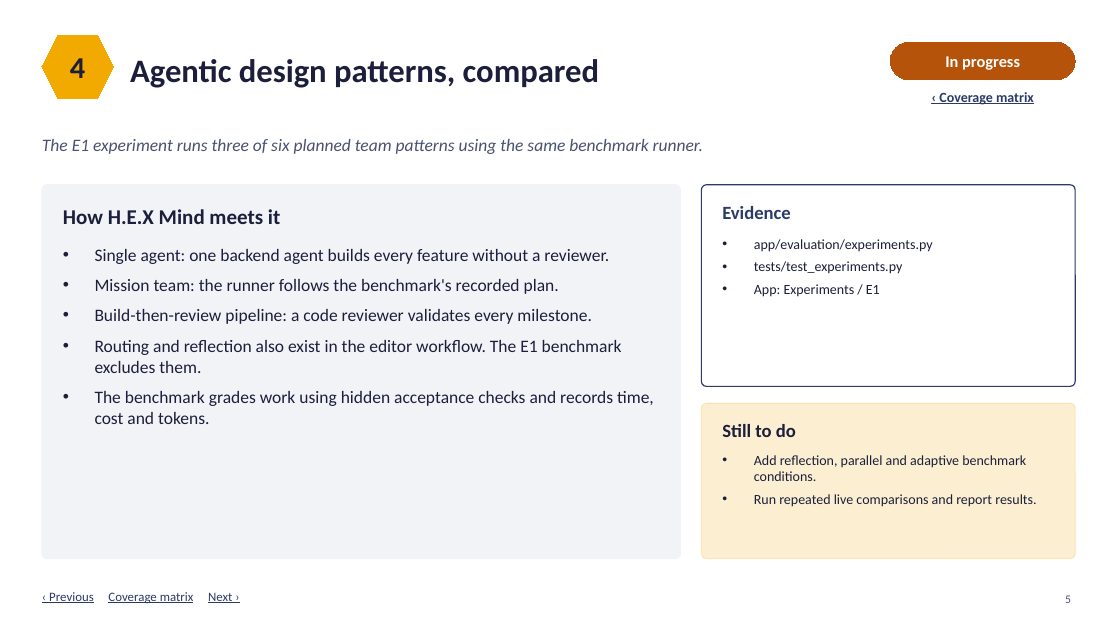
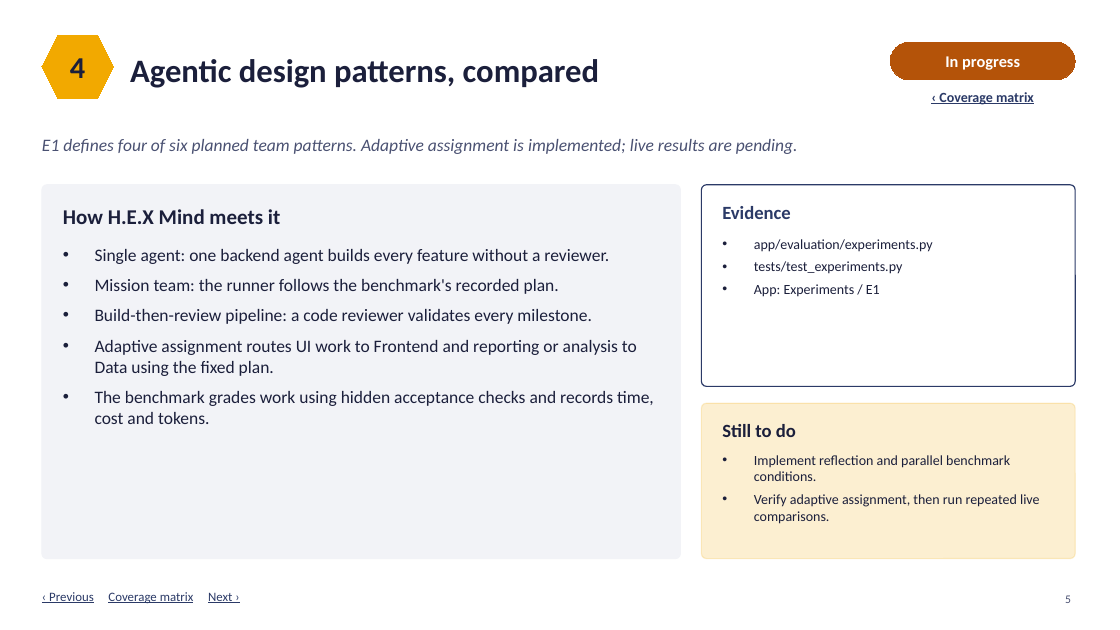
Before and after one commit to Cykikz/HEX, a slide deck: slide 5 of HEX_Mind_Requirements_Coverage_v2.pptx. Drawn at 1120x630 pixels with LibreOffice and Linux fonts; fonts in the diff are those of the drawing. Boxes give left, top, right and bottom in pixels: in the first picture for what was removed or moved away, otherwise in the second. Text is boxed around its words. In the diff, an @@ line names an element or a change of style, - is before the commit and + after.

Commit message:
Add reproducible adaptive assignment to E1

```diff
--- a/HEX_Mind_Requirements_Coverage_v2.pptx
+++ b/HEX_Mind_Requirements_Coverage_v2.pptx
@@ text at <box>42,139,798,154</box>: text changed @@
-The E1 experiment runs three of six planned team patterns using the same benchmark runner.
+E1 defines four of six planned team patterns. Adaptive assignment is implemented; live results are pending.
@@ text at <box>95,340,637,376</box>: text changed @@
-• Routing and reflection also exist in the editor workflow. The E1 benchmark excludes them.
+• Adaptive assignment routes UI work to Frontend and reporting or analysis to Data using the fixed plan.
@@ text at <box>754,455,1040,524</box>: text changed @@
-• Add reflection, parallel and adaptive benchmark conditions.
-• Run repeated live comparisons and report results.
+• Implement reflection and parallel benchmark conditions.
+• Verify adaptive assignment, then run repeated live comparisons.
```
Also in this commit, not shown: 2 other slides changed, 2 other files.
